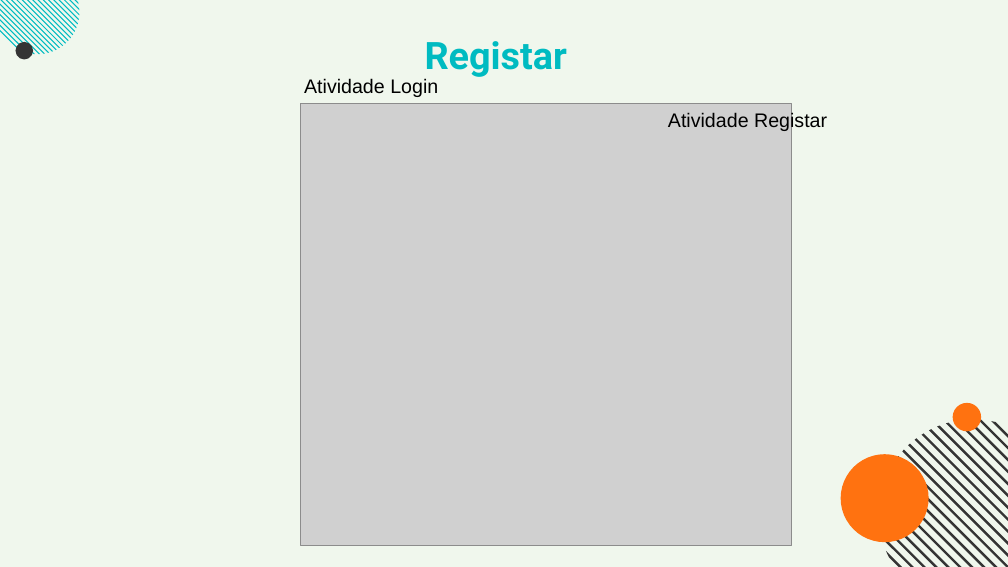
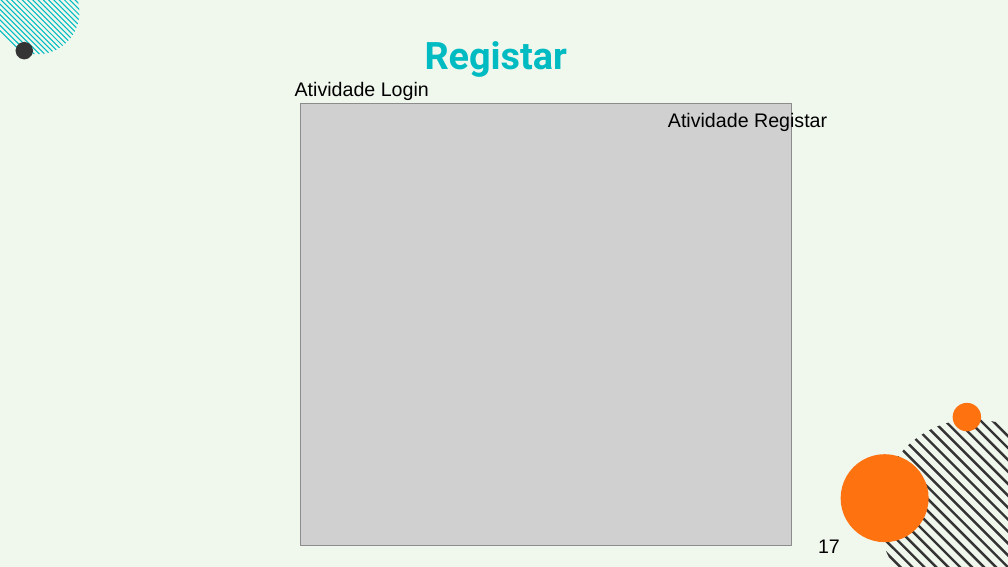
Before and after one commit to HugoDias27/ProjetoAMSI, a slide deck: slide 17 of PPT Projeto AMSI.pptx (slide 18 before the commit). Drawn at 1008x567 pixels with LibreOffice and Linux fonts; fonts in the diff are those of the drawing; grey boxes stand for pictures. Boxes give left, top, right and bottom in pixels: in the first picture for what was removed or moved away, otherwise in the second. Text is boxed around its words. In the diff, an @@ line names an element or a change of style, - is before the commit and + after.

```diff
--- a/PPT Projeto AMSI.pptx
+++ b/PPT Projeto AMSI.pptx
@@ text "Atividade Login": place and size @@
-text "Atividade Login" at bbox=[304, 78, 438, 97]
+text "Atividade Login" at bbox=[295, 81, 429, 100]
@@ page number added at bbox=[818, 539, 840, 553], 14 pt, text #000000 @@
+17
```
Also in this commit, not shown: 23 other slides changed, 11 slides added.
